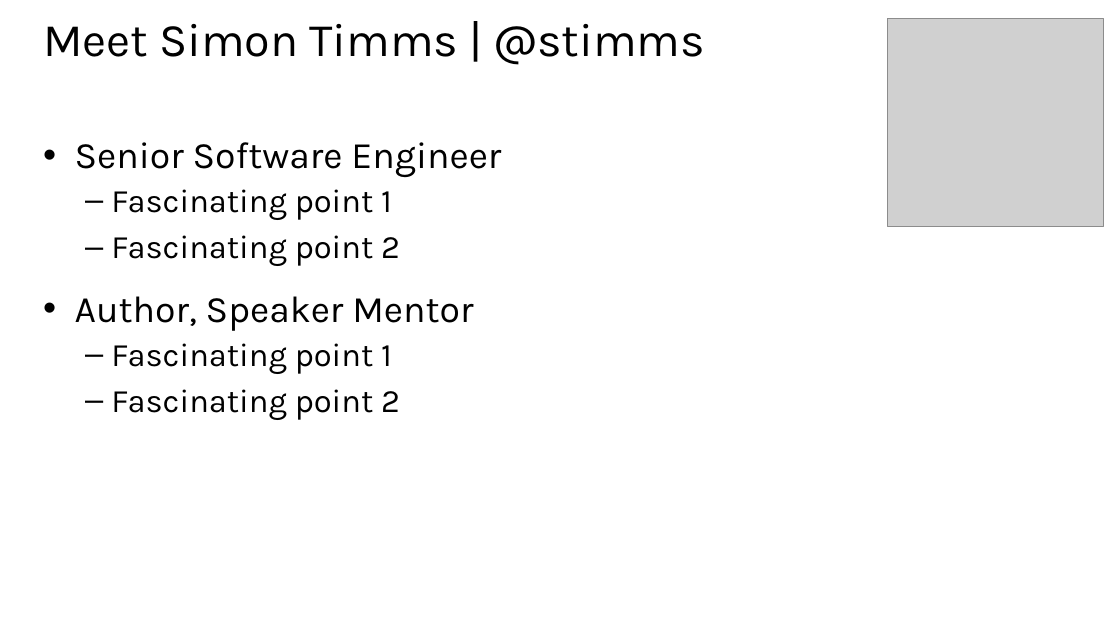
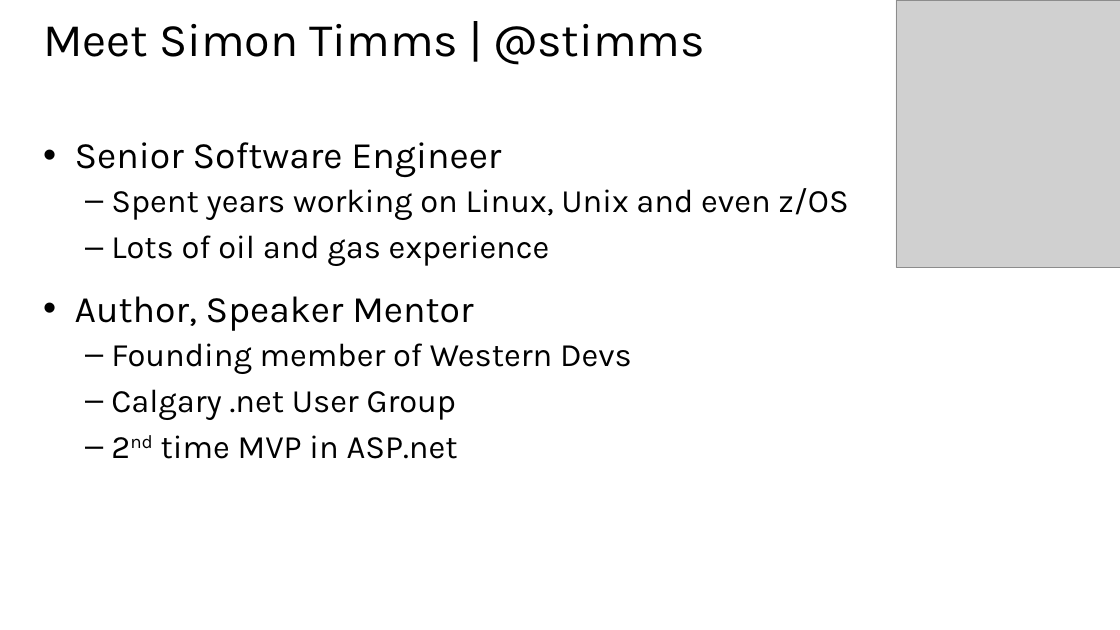
Before and after one commit to MisterJames/AzureImageProcessing, a slide deck: slide 3 of Presentation Materials/MVA-ApplicationsOnAzure.pptx. Drawn at 1120x630 pixels with LibreOffice and Linux fonts; fonts in the diff are those of the drawing; grey boxes stand for pictures. Boxes give left, top, right and bottom in pixels: in the first picture for what was removed or moved away, otherwise in the second. Text is boxed around its words. In the diff, an @@ line names an element or a change of style, - is before the commit and + after.

```diff
--- a/Presentation Materials/MVA-ApplicationsOnAzure.pptx
+++ b/Presentation Materials/MVA-ApplicationsOnAzure.pptx
@@ picture: place and size @@
-picture at <box>887,18,1103,226</box>
+picture at <box>897,0,1120,267</box>
@@ text at <box>111,188,848,266</box>: text changed @@
-  – Fascinating point 1
-  – Fascinating point 2
+  – Spent years working on Linux, Unix and even z/OS
+  – Lots of oil and gas experience
@@ text at <box>111,343,632,459</box>: text changed @@
-  – Fascinating point 1
-  – Fascinating point 2
+  – Founding member of Western Devs
+  – Calgary .net User Group
+  – 2nd time MVP in ASP.net
```
Also in this commit, not shown: 5 other slides changed, 2 slides added, 2 slides removed, 2 other files.
